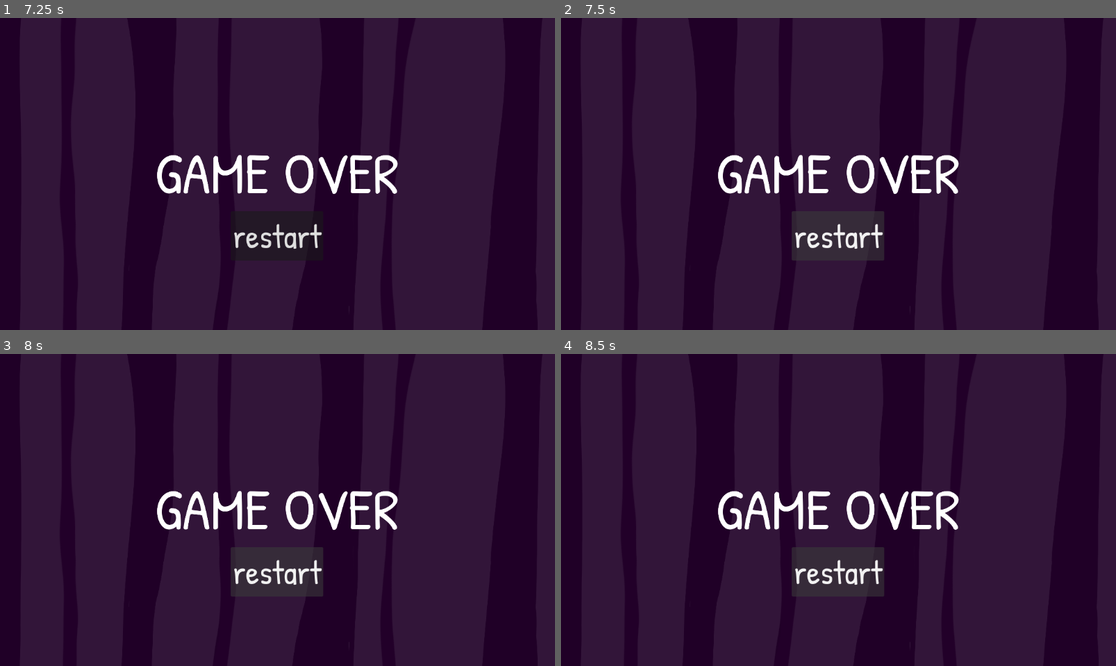
Above: before the commit, frames 1-4 (two rows, left to right).
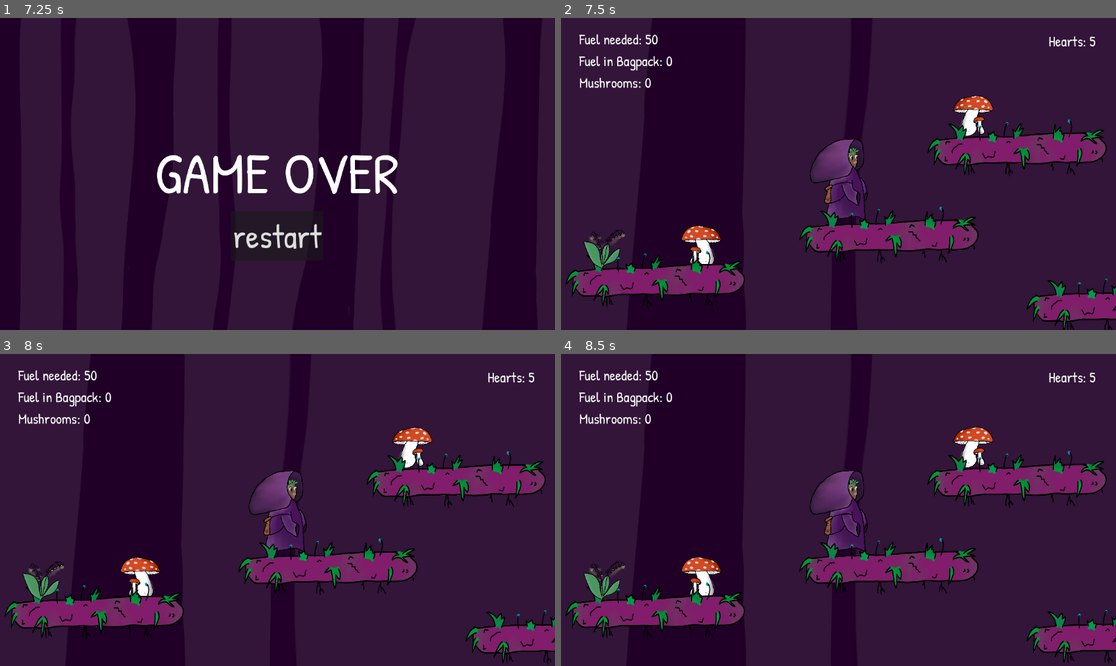
Above: after the commit, the same moments.

Repository: one-mink/into_the_woods
Game: Godot game, scene res://scenes/start_srceen.tscn
The game is run twice, just before and just after one commit, with the same random seed, the same clock (stepped at 60 frames per second) and the same inputs.
Inputs (mouse positions are in pixels of both pictures, inside the frame that each line leads up to):
- Up to frame 1 (7.25 s): click "START" at 0.5 s; tap Enter (ui_accept) at 1.25, 1.52, 2.27, 3.77, 4.52, 5.27, 6.77 s; hold Right (ui_right) 1.28-2.78 s; tap S (throw) at 1.35, 3.6, 5.85 s; tap Alt at 2.1, 4.35, 6.6 s; hold Left (ui_left) 2.78-3.53 s; tap Shift at 2.85, 5.1 s; hold Right (ui_right) 3.53-5.03 s; hold Left (ui_left) 5.03-5.78 s; hold Right (ui_right) 5.78-6.53 s; hold Left (ui_left) from 6.53 s (still down)
- Up to frame 2 (7.5 s): release Left (ui_left) at 7.25 s; click "restart" at 7.25 s
- Up to frame 3 (8 s): no input
- Up to frame 4 (8.5 s): click (838, 572) at 8 s, where only the run before the commit has a clickable "restart"

Frame 1 is identical in both runs. In frame 2, 16% of the frame differs, in the area x 0-100%, y 5-100%; in frame 3, 16%; in frame 4, 16%.

Commit message:
fixed number

Diff:
--- a/scripts/gameover.gd
+++ b/scripts/gameover.gd
@@ -4,7 +4,7 @@
 func _on_button_pressed() -> void:
 
 	Fuel.fuel = 0
-	Player.hearts = 0
+	Player.hearts = 5
 	Mushroom.count = 0
 
 	get_tree().change_scene_to_file("res://scenes/world.tscn")
